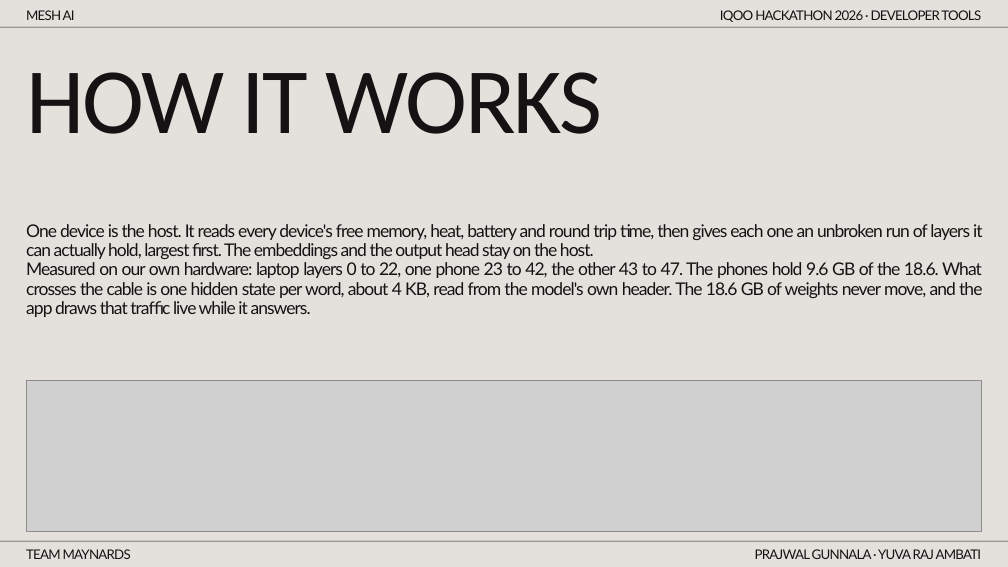
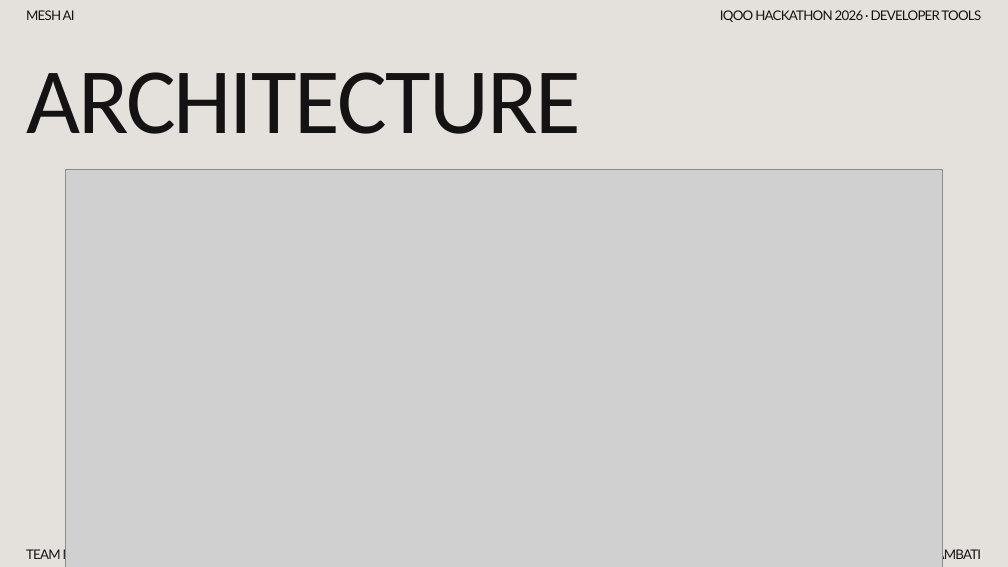
Before and after one commit to prajwal-gunnala/maynards, a slide deck: slide 6 of docs/deck/MeshAI_Deck_v4.pptx (slide 7 before the commit). Drawn at 1008x567 pixels with LibreOffice and Linux fonts; fonts in the diff are those of the drawing; grey boxes stand for pictures. Boxes give left, top, right and bottom in pixels: in the first picture for what was removed or moved away, otherwise in the second. Text is boxed around its words. In the diff, an @@ line names an element or a change of style, - is before the commit and + after.

```diff
--- a/docs/deck/MeshAI_Deck_v4.pptx
+++ b/docs/deck/MeshAI_Deck_v4.pptx
@@ line removed from (0, 27) to (1008, 27) @@
@@ text at (26, 72, 581, 134): text changed @@
-HOW IT WORKS
+ARCHITECTURE
@@ picture added at (66, 169, 942, 567) @@
@@ text removed at (26, 224, 983, 317) @@
-One device is the host. It reads every device's free memory, heat, battery and round trip time, then gives each one an unbroken run of layers it can actually hold, largest first. The embeddings and the output head stay on the host.
-Measured on our own hardware: laptop layers 0 to 22, one phone 23 to 42, the other 43 to 47. The phones hold 9.6 GB of the 18.6. What crosses the cable is one hidden state per word, about 4 KB, read from the model's own header. The 18.6 GB of weights never move, and the app draws that traffic live while it answers.
@@ picture removed at (26, 381, 981, 531) @@
@@ line removed from (0, 541) to (1008, 541) @@
```
Also in this commit, not shown: 9 other slides changed, 7 other files.
